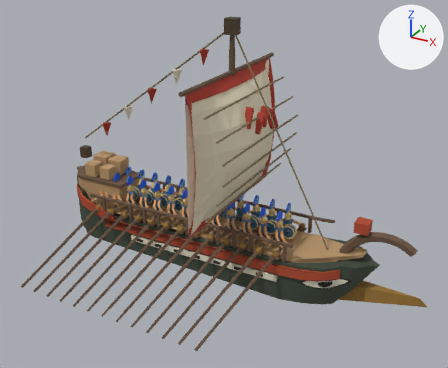
An edit to the glTF model TigerMessenger/assets/models/optimized/warship-battle-v9/warship-battle-v9.glb, drawn before and after from the same camera.
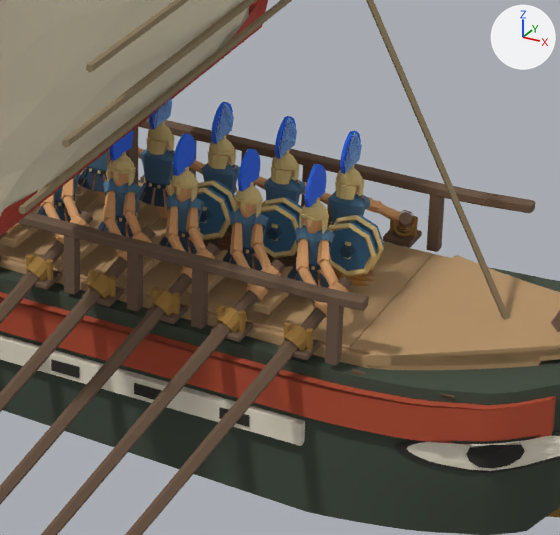
The first picture shows the older version from a 50 mm lens placed at (4.64, -7.67, 5.22), pointed at (0.52, -0.18, 1.47). The close-ups show the older and then the newer version on the part from 45% to 76% of the width and 46% to 83% of the height of that picture. Only the edits that show in the close-ups are written down. The lights are fixed; the arrows at upper right show +X, +Y and +Z. Where no turn or scale is listed for an object, it has been applied to the vertices.

In view in the first close-up: 'Bow transfer deck', 'Deck plank 23', 'Stowed gladius shield crew 8', 'Stowed spear shield crew 10', 'Stowed spear shield crew 22', 'Stowed spear shield crew 23', 'Stowed spear shield crew 24', 'Stowed spear shield crew 9', 'hull-low', 'n233', 'n253', 'n27', 'n31', 'n47', 'oar-shaft.023', 'oar-shaft.024', 'oar-shaft.025', 'sail' and 169 more.
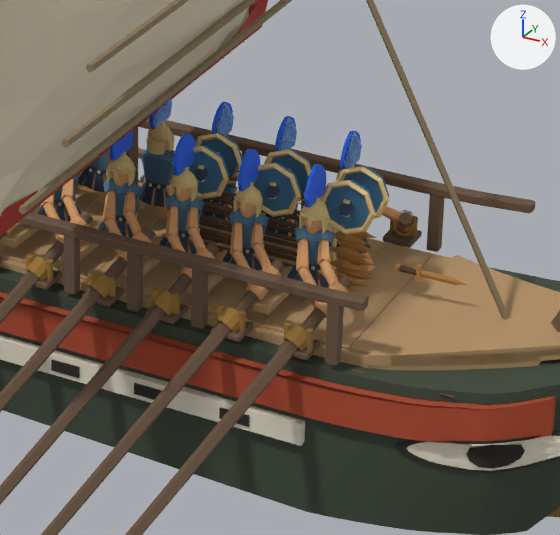
What differs and where, as boxes (x1, y1, x2, y2) in the close-ups (560 x 535 px):
'Stowed spear shield crew 24', moved
    before: (327, 222, 376, 276)
    after: (320, 180, 376, 235)
'Stowed spear shield crew 23', moved
    before: (261, 205, 299, 258)
    after: (253, 163, 301, 217)
'Stowed spear shield crew 22', moved
    before: (197, 187, 231, 240)
    after: (189, 146, 229, 200)
'Stowed spear shield crew 10', moved
    before: (333, 215, 384, 266)
    after: (336, 166, 389, 218)
'Stowed gladius shield crew 8', moved
    before: (198, 180, 239, 225)
    after: (196, 133, 243, 184)
'Stowed spear shield crew 9', moved
    before: (262, 197, 305, 225)
    after: (264, 149, 312, 201)
'Stowed gladius weapon crew 18', moved (not visible before)
    after: (395, 262, 467, 285)
'Stowed gladius weapon crew 16', moved (not visible before)
    after: (76, 185, 98, 194)
'Stowed longbow weapon crew 17', moved (not visible before)
    after: (227, 169, 305, 199)

Patch to the scene script:
```diff
--- a/TigerMessenger/assets/models/optimized/warship-battle-v9/warship-battle-v9.glb.py
+++ b/TigerMessenger/assets/models/optimized/warship-battle-v9/warship-battle-v9.glb.py
@@ ob_stowed_gladius_shield_crew_8 @@
 ob_stowed_gladius_shield_crew_8.parent = ob_fisher_boat
-ob_stowed_gladius_shield_crew_8.location = (0.94, 0.035, 0.86)
+ob_stowed_gladius_shield_crew_8.location = (0.94, 0.065, 1.05)
@@ ob_stowed_gladius_weapon_crew_16 @@
 ob_stowed_gladius_weapon_crew_16.parent = ob_fisher_boat
-ob_stowed_gladius_weapon_crew_16.location = (-0.7, 0.0, 0.82)
+ob_stowed_gladius_weapon_crew_16.location = (0.3, 0.0, 0.8)
@@ ob_stowed_gladius_weapon_crew_18 @@
 ob_stowed_gladius_weapon_crew_18.parent = ob_fisher_boat
-ob_stowed_gladius_weapon_crew_18.location = (-0.35, 0.0, 0.82)
+ob_stowed_gladius_weapon_crew_18.location = (1.85, 0.0, 0.8)
@@ ob_stowed_longbow_weapon_crew_17 @@
 ob_stowed_longbow_weapon_crew_17.parent = ob_fisher_boat
-ob_stowed_longbow_weapon_crew_17.location = (1.15, 0.0, 0.819)
+ob_stowed_longbow_weapon_crew_17.location = (1.15, 0.0, 1.022)
@@ ob_stowed_spear_shield_crew_9 @@
 ob_stowed_spear_shield_crew_9.parent = ob_fisher_boat
-ob_stowed_spear_shield_crew_9.location = (1.24, 0.035, 0.86)
+ob_stowed_spear_shield_crew_9.location = (1.24, 0.065, 1.05)
@@ ob_stowed_spear_shield_crew_10 @@
 ob_stowed_spear_shield_crew_10.parent = ob_fisher_boat
-ob_stowed_spear_shield_crew_10.location = (1.54, 0.035, 0.86)
+ob_stowed_spear_shield_crew_10.location = (1.54, 0.065, 1.05)
@@ ob_stowed_spear_shield_crew_22 @@
 ob_stowed_spear_shield_crew_22.parent = ob_fisher_boat
-ob_stowed_spear_shield_crew_22.location = (0.94, -0.035, 0.86)
+ob_stowed_spear_shield_crew_22.location = (0.94, -0.065, 1.05)
@@ ob_stowed_spear_shield_crew_23 @@
 ob_stowed_spear_shield_crew_23.parent = ob_fisher_boat
-ob_stowed_spear_shield_crew_23.location = (1.24, -0.035, 0.86)
+ob_stowed_spear_shield_crew_23.location = (1.24, -0.065, 1.05)
@@ ob_stowed_spear_shield_crew_24 @@
 ob_stowed_spear_shield_crew_24.parent = ob_fisher_boat
-ob_stowed_spear_shield_crew_24.location = (1.54, -0.035, 0.86)
+ob_stowed_spear_shield_crew_24.location = (1.54, -0.065, 1.05)
```
